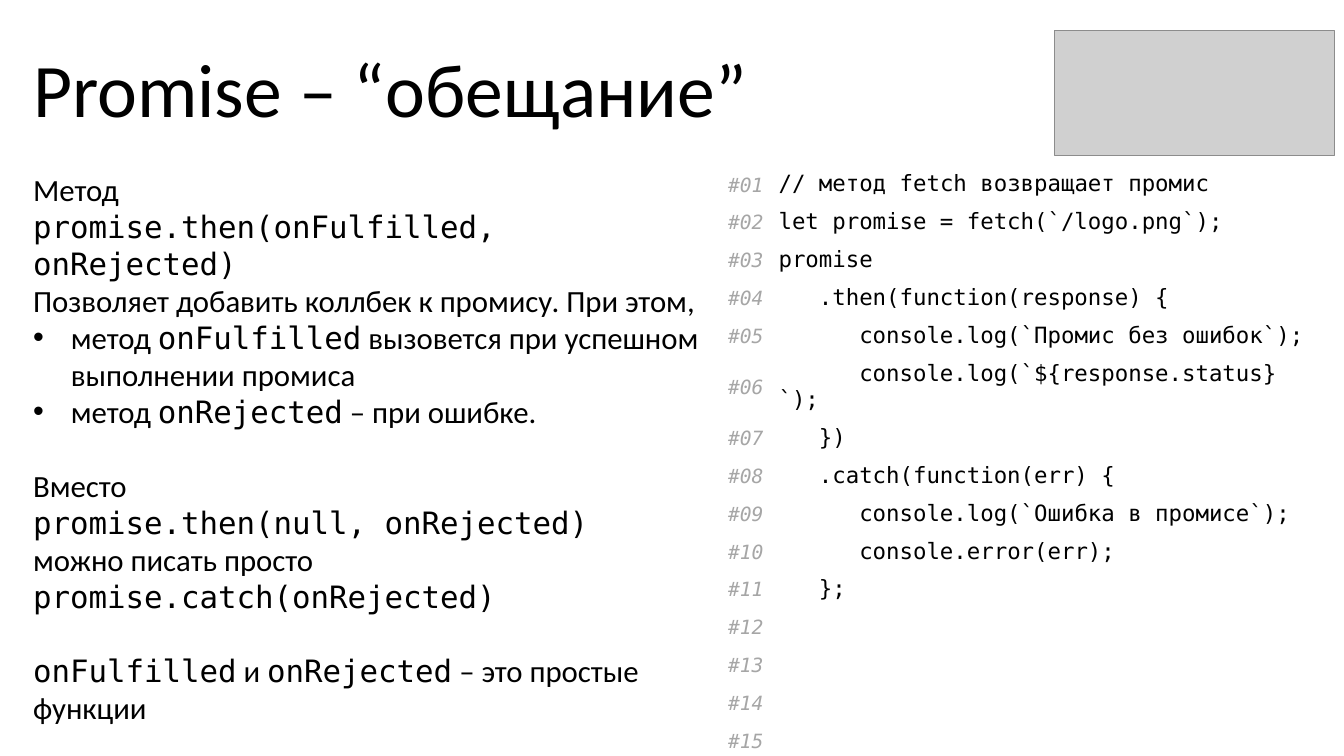
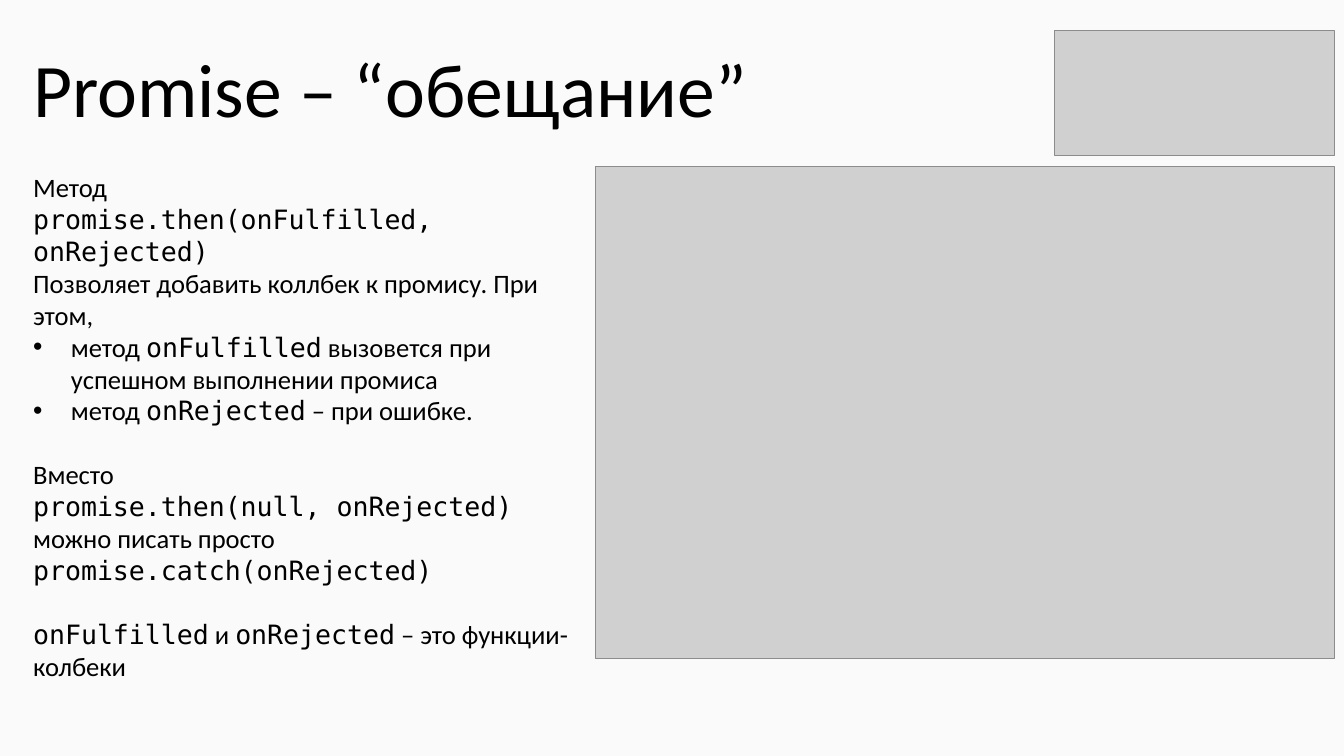
Before and after one commit to KOPTE3/modern-es, a slide deck: slide 36 of Modern ES.pptx (slide 35 before the commit). Drawn at 1344x756 pixels with LibreOffice and Linux fonts; fonts in the diff are those of the drawing; grey boxes stand for pictures. Boxes give left, top, right and bottom in pixels: in the first picture for what was removed or moved away, otherwise in the second. Text is boxed around its words. In the diff, an @@ line names an element or a change of style, - is before the commit and + after.

```diff
--- a/Modern ES.pptx
+++ b/Modern ES.pptx
@@ background #FFFFFF to #FAFAFA @@
@@ picture added at (596,166,1335,658) @@
@@ table removed at (718,166,1327,752), 15 rows, 2 columns @@
-#01 | // метод fetch возвращает промис
-#02 | let promise = fetch(`/logo.png`);
-#03 | promise
-#04 | .then(function(response) {
-#05 | console.log(`Промис без ошибок`);
-#06 | console.log(`${response.status}`);
-#07 | })
-#08 | .catch(function(err) {
-#09 | console.log(`Ошибка в промисе`);
-#10 | console.error(err);
-#11 | };
-#12 | 
-#13 | 
-#14 | 
-#15 | 
@@ text at (33,180,538,586): size 22 to 19 pt in "Метод", "promise.then(onFulfilled, onRejected)", "Позволяет добавить коллбек к промису. При этом,", "метод onFulfilled вызовется при успешном выполнении промиса" and 5 more places @@
@@ text at (33,623,568,650): text changed; size 22 to 19 pt @@
-onFulfilled и onRejected – это простые функции
+onFulfilled и onRejected – это функции-колбеки
```
Also in this commit, not shown: 47 other slides changed, 15 slides added, 11 slides removed, 46 other files.
